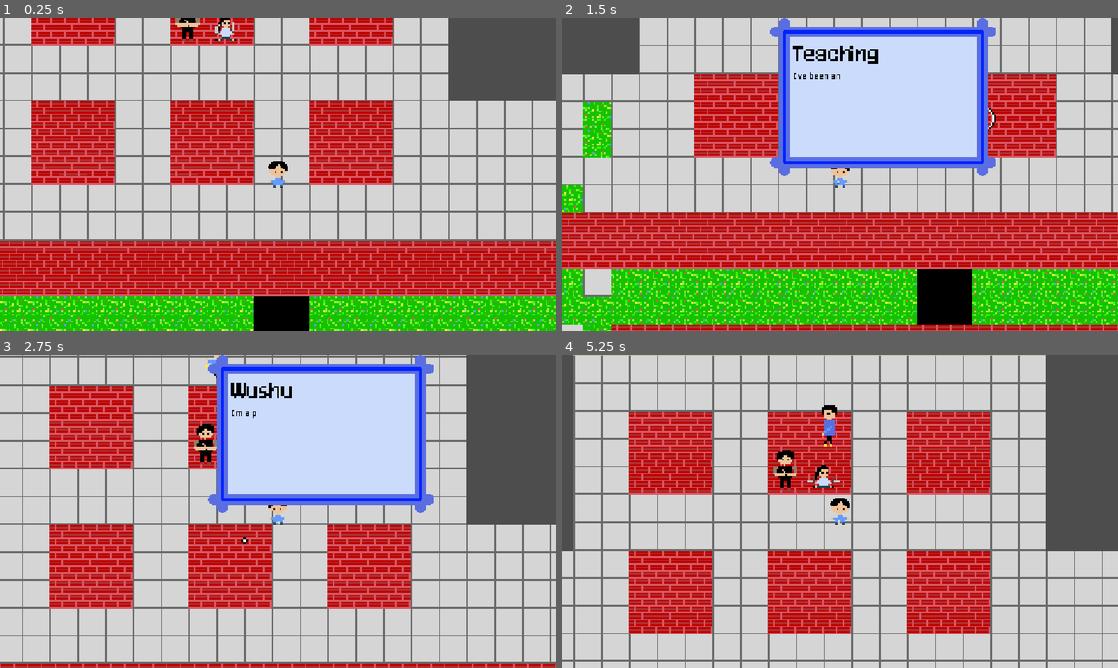
Above: before the commit, frames 1-4 (two rows, left to right).
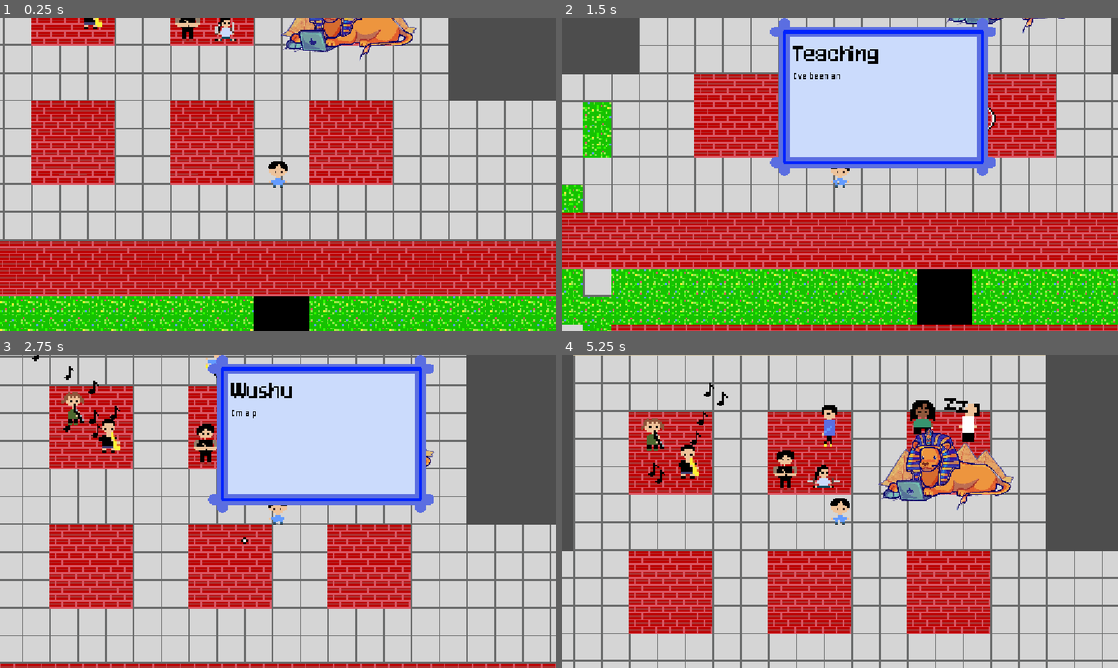
Above: after the commit, the same moments.

Repository: Frankanator8/website
Game: Godot game, scene res://scenes/main.tscn
The game is run twice, just before and just after one commit, with the same random seed, the same clock (stepped at 60 frames per second) and the same inputs.
Inputs (mouse positions are in pixels of both pictures, inside the frame that each line leads up to):
- Up to frame 1 (0.25 s): no input
- Up to frame 2 (1.5 s): tap Enter at 0.5 s; move the mouse to (634, 143) at 0.52 s; click (634, 143) at 0.67 s; move the mouse to (995, 118) at 1.27 s; click (995, 118) at 1.42 s
- Up to frame 3 (2.75 s): move the mouse to (227, 452) at 2.02 s; click (227, 452) at 2.17 s
- Up to frame 4 (5.25 s): move the mouse to (650, 426) at 2.77 s; click (650, 426) at 2.92 s; move the mouse to (917, 439) at 3.52 s; click (917, 439) at 3.67 s; move the mouse to (1040, 511) at 4.27 s; click (1040, 511) at 4.42 s; move the mouse to (867, 511) at 5.02 s; click (867, 511) at 5.17 s

The runs differ from the first frame. In frame 1, 2.2% of the frame differs, in the area x 15-75%, y 0-14%; in frame 2, 0.2%; in frame 3, 0.7%; in frame 4, 4.9%, in the area x 14-82%, y 8-50%.

Commit message:
Wind ens + game dev

Diff:
--- a/scenes/info_area.tscn
+++ b/scenes/info_area.tscn
@@ -13,4 +13,5 @@
 shape = SubResource("RectangleShape2D_0r61b")
 
 [node name="DialogueBox" parent="." unique_id=1478694801 instance=ExtResource("1_p73ki")]
+visible = false
 z_index = 1000
--- a/scenes/main.tscn
+++ b/scenes/main.tscn
@@ -6,11 +6,17 @@
 [ext_resource type="PackedScene" uid="uid://dm1nkiwuc7uap" path="res://scenes/selection_pointer.tscn" id="4_jyhfs"]
 [ext_resource type="PackedScene" uid="uid://cwwy4ebbrxbxu" path="res://scenes/info_area.tscn" id="6_tefeu"]
 [ext_resource type="PackedScene" uid="uid://br13kcce0uakl" path="res://scenes/player.tscn" id="6_ya4ey"]
+[ext_resource type="Texture2D" uid="uid://vytwu5wqvpif" path="res://assets/musicnote.png" id="7_eb6dy"]
 [ext_resource type="Texture2D" uid="uid://de4maicc3ybnl" path="res://assets/people/alex-Sheet.png" id="7_o6xl0"]
 [ext_resource type="Script" uid="uid://2188ng3uhmf7" path="res://scripts/alex_chen.gd" id="8_tipki"]
+[ext_resource type="Texture2D" uid="uid://blvd0nu2qyo65" path="res://assets/people/sophia-Sheet.png" id="8_trceg"]
 [ext_resource type="Texture2D" uid="uid://b2yrqqb5w2cus" path="res://assets/justin.png" id="9_85g3d"]
+[ext_resource type="Texture2D" uid="uid://p2psmnqsl7mn" path="res://assets/people/max-Sheet.png" id="9_a8y0u"]
 [ext_resource type="Texture2D" uid="uid://b47qj4o4l66wp" path="res://assets/people/angela-Sheet.png" id="9_ya4ey"]
 [ext_resource type="Script" uid="uid://drtesjskkh7qb" path="res://scripts/angela_he.gd" id="10_eb6dy"]
+[ext_resource type="Texture2D" uid="uid://bef4csak1im2c" path="res://assets/people/rimi-Sheet.png" id="15_jkv2x"]
+[ext_resource type="Texture2D" uid="uid://beuqb1xhglw21" path="res://assets/people/john-Sheet.png" id="16_muem4"]
+[ext_resource type="Texture2D" uid="uid://dgebofglmugrm" path="res://assets/lionjam.png" id="17_dp3eg"]
 
 [sub_resource type="NavigationPolygon" id="NavigationPolygon_pbjbi"]
 vertices = PackedVector2Array(583.3125, -346, 326.4922, -346, 325.14063, -442, 583.03125, -442, 570, -106, 502, -106, 4 …(599 unchanged characters)…
@@ -29,23 +35,67 @@
 physics_layer_0/collision_layer = 1
 sources/0 = SubResource("TileSetAtlasSource_tefeu")
 
-[sub_resource type="RectangleShape2D" id="RectangleShape2D_choun"]
+[sub_resource type="RectangleShape2D" id="RectangleShape2D_jkv2x"]
 resource_local_to_scene = true
 size = Vector2(48, 48)
 
-[sub_resource type="RectangleShape2D" id="RectangleShape2D_ya4ey"]
+[sub_resource type="RectangleShape2D" id="RectangleShape2D_jbj1t"]
 resource_local_to_scene = true
 size = Vector2(48, 48)
 
-[sub_resource type="RectangleShape2D" id="RectangleShape2D_eb6dy"]
+[sub_resource type="RectangleShape2D" id="RectangleShape2D_muem4"]
 resource_local_to_scene = true
 size = Vector2(48, 48)
 
-[sub_resource type="RectangleShape2D" id="RectangleShape2D_trceg"]
+[sub_resource type="RectangleShape2D" id="RectangleShape2D_dp3eg"]
 resource_local_to_scene = true
 size = Vector2(48, 48)
 
-[sub_resource type="RectangleShape2D" id="RectangleShape2D_a8y0u"]
+[sub_resource type="AtlasTexture" id="AtlasTexture_dgi5k"]
+atlas = ExtResource("8_trceg")
+region = Rect2(0, 0, 16, 16)
+
+[sub_resource type="AtlasTexture" id="AtlasTexture_j8jky"]
+atlas = ExtResource("8_trceg")
+region = Rect2(16, 0, 16, 16)
+
+[sub_resource type="SpriteFrames" id="SpriteFrames_pbjbi"]
+animations = [{
+"frames": [{
+"duration": 1.0,
+"texture": SubResource("AtlasTexture_dgi5k")
+}, {
+"duration": 1.0,
+"texture": SubResource("AtlasTexture_j8jky")
+}],
+"loop": 1,
+"name": &"default",
+"speed": 1.0
+}]
+
+[sub_resource type="AtlasTexture" id="AtlasTexture_kmb1v"]
+atlas = ExtResource("9_a8y0u")
+region = Rect2(0, 0, 16, 16)
+
+[sub_resource type="AtlasTexture" id="AtlasTexture_fuf3a"]
+atlas = ExtResource("9_a8y0u")
+region = Rect2(16, 0, 16, 16)
+
+[sub_resource type="SpriteFrames" id="SpriteFrames_32gr6"]
+animations = [{
+"frames": [{
+"duration": 1.0,
+"texture": SubResource("AtlasTexture_kmb1v")
+}, {
+"duration": 1.0,
+"texture": SubResource("AtlasTexture_fuf3a")
+}],
+"loop": 1,
+"name": &"default",
+"speed": 1.0
+}]
+
+[sub_resource type="RectangleShape2D" id="RectangleShape2D_pibwh"]
 resource_local_to_scene = true
 size = Vector2(48, 48)
 
@@ -247,9 +297,179 @@
 "speed": 8.0
 }]
 
-[sub_resource type="RectangleShape2D" id="RectangleShape2D_jkv2x"]
+[sub_resource type="RectangleShape2D" id="RectangleShape2D_c6pm6"]
 resource_local_to_scene = true
 size = Vector2(48, 48)
+
+[sub_resource type="AtlasTexture" id="AtlasTexture_pibwh"]
+atlas = ExtResource("15_jkv2x")
+region = Rect2(0, 0, 16, 16)
+
+[sub_resource type="AtlasTexture" id="AtlasTexture_c6pm6"]
+atlas = ExtResource("15_jkv2x")
+region = Rect2(16, 0, 16, 16)
+
+[sub_resource type="AtlasTexture" id="AtlasTexture_5he1u"]
+atlas = ExtResource("15_jkv2x")
+region = Rect2(32, 0, 16, 16)
+
+[sub_resource type="AtlasTexture" id="AtlasTexture_5poiv"]
+atlas = ExtResource("15_jkv2x")
+region = Rect2(48, 0, 16, 16)
+
+[sub_resource type="AtlasTexture" id="AtlasTexture_2cjbq"]
+atlas = ExtResource("15_jkv2x")
+region = Rect2(64, 0, 16, 16)
+
+[sub_resource type="AtlasTexture" id="AtlasTexture_chjal"]
+atlas = ExtResource("15_jkv2x")
+region = Rect2(80, 0, 16, 16)
+
+[sub_resource type="AtlasTexture" id="AtlasTexture_cjqg0"]
+atlas = ExtResource("15_jkv2x")
+region = Rect2(96, 0, 16, 16)
+
+[sub_resource type="AtlasTexture" id="AtlasTexture_vchkt"]
+atlas = ExtResource("15_jkv2x")
+region = Rect2(112, 0, 16, 16)
+
+[sub_resource type="AtlasTexture" id="AtlasTexture_txyw0"]
+atlas = ExtResource("15_jkv2x")
+region = Rect2(128, 0, 16, 16)
+
+[sub_resource type="SpriteFrames" id="SpriteFrames_tlrmy"]
+animations = [{
+"frames": [{
+"duration": 1.0,
+"texture": SubResource("AtlasTexture_pibwh")
+}, {
+"duration": 1.0,
+"texture": SubResource("AtlasTexture_c6pm6")
+}, {
+"duration": 1.0,
+"texture": SubResource("AtlasTexture_5he1u")
+}, {
+"duration": 1.0,
+"texture": SubResource("AtlasTexture_5poiv")
+}, {
+"duration": 1.0,
+"texture": SubResource("AtlasTexture_2cjbq")
+}, {
+"duration": 1.0,
+"texture": SubResource("AtlasTexture_chjal")
+}, {
+"duration": 1.0,
+"texture": SubResource("AtlasTexture_cjqg0")
+}, {
+"duration": 1.0,
+"texture": SubResource("AtlasTexture_vchkt")
+}, {
+"duration": 1.0,
+"texture": SubResource("AtlasTexture_txyw0")
+}],
+"loop": 2,
+"name": &"default",
+"speed": 9.0
+}]
+
+[sub_resource type="AtlasTexture" id="AtlasTexture_vc5cj"]
+atlas = ExtResource("16_muem4")
+region = Rect2(0, 0, 16, 16)
+
+[sub_resource type="AtlasTexture" id="AtlasTexture_nvyfr"]
+atlas = ExtResource("16_muem4")
+region = Rect2(16, 0, 16, 16)
+
+[sub_resource type="AtlasTexture" id="AtlasTexture_ty1g6"]
+atlas = ExtResource("16_muem4")
+region = Rect2(32, 0, 16, 16)
+
+[sub_resource type="AtlasTexture" id="AtlasTexture_j2jfr"]
+atlas = ExtResource("16_muem4")
+region = Rect2(48, 0, 16, 16)
+
+[sub_resource type="AtlasTexture" id="AtlasTexture_bjg73"]
+atlas = ExtResource("16_muem4")
+region = Rect2(64, 0, 16, 16)
+
+[sub_resource type="AtlasTexture" id="AtlasTexture_bu4jf"]
+atlas = ExtResource("16_muem4")
+region = Rect2(80, 0, 16, 16)
+
+[sub_resource type="AtlasTexture" id="AtlasTexture_o7ddy"]
+atlas = ExtResource("16_muem4")
+region = Rect2(96, 0, 16, 16)
+
+[sub_resource type="AtlasTexture" id="AtlasTexture_0loja"]
+atlas = ExtResource("16_muem4")
+region = Rect2(112, 0, 16, 16)
+
+[sub_resource type="AtlasTexture" id="AtlasTexture_ids8r"]
+atlas = ExtResource("16_muem4")
+region = Rect2(128, 0, 16, 16)
+
+[sub_resource type="AtlasTexture" id="AtlasTexture_dnhof"]
+atlas = ExtResource("16_muem4")
+region = Rect2(144, 0, 16, 16)
+
+[sub_resource type="AtlasTexture" id="AtlasTexture_1v6qk"]
+atlas = ExtResource("16_muem4")
+region = Rect2(160, 0, 16, 16)
+
+[sub_resource type="AtlasTexture" id="AtlasTexture_augu2"]
+atlas = ExtResource("16_muem4")
+region = Rect2(176, 0, 16, 16)
+
+[sub_resource type="AtlasTexture" id="AtlasTexture_tm6hj"]
+atlas = ExtResource("16_muem4")
+region = Rect2(192, 0, 16, 16)
+
+[sub_resource type="SpriteFrames" id="SpriteFrames_6snvl"]
+animations = [{
+"frames": [{
+"duration": 1.0,
+"texture": SubResource("AtlasTexture_vc5cj")
+}, {
+"duration": 1.0,
+"texture": SubResource("AtlasTexture_nvyfr")
+}, {
+"duration": 1.0,
+"texture": SubResource("AtlasTexture_ty1g6")
+}, {
+"duration": 1.0,
+"texture": SubResource("AtlasTexture_j2jfr")
+}, {
+"duration": 1.0,
+"texture": SubResource("AtlasTexture_bjg73")
+}, {
+"duration": 1.0,
+"texture": SubResource("AtlasTexture_bu4jf")
+}, {
+"duration": 1.0,
+"texture": SubResource("AtlasTexture_o7ddy")
+}, {
+"duration": 1.0,
+"texture": SubResource("AtlasTexture_0loja")
+}, {
+"duration": 1.0,
+"texture": SubResource("AtlasTexture_ids8r")
+}, {
+"duration": 1.0,
+"texture": SubResource("AtlasTexture_dnhof")
+}, {
+"duration": 1.0,
+"texture": SubResource("AtlasTexture_1v6qk")
+}, {
+"duration": 1.0,
+"texture": SubResource("AtlasTexture_augu2")
+}, {
+"duration": 1.0,
+"texture": SubResource("AtlasTexture_tm6hj")
+}],
+"loop": 1,
+"name": &"default",
+"speed": 2.0
+}]
 
 [node name="Node2D" type="Node2D" unique_id=424931416]
 
@@ -313,7 +533,31 @@
 info_name = "Wind Ensemble"
 
 [node name="CollisionShape2D" parent="Columbia Info Areas/WE" index="0" unique_id=1083559723]
-shape = SubResource("RectangleShape2D_trceg")
+shape = SubResource("RectangleShape2D_dp3eg")
+
+[node name="CPUParticles2D" type="CPUParticles2D" parent="Columbia Info Areas/WE" unique_id=778969842]
+texture = ExtResource("7_eb6dy")
+emission_shape = 3
+emission_rect_extents = Vector2(10.59, 13.82)
+direction = Vector2(0, -1)
+spread = 60.4
+gravity = Vector2(0, -20)
+initial_velocity_min = 32.79
+initial_velocity_max = 65.57
+
+[node name="Sophia" type="AnimatedSprite2D" parent="Columbia Info Areas/WE" unique_id=779897920]
+position = Vector2(-11, -11)
+scale = Vector2(1.2, 1.2)
+sprite_frames = SubResource("SpriteFrames_pbjbi")
+autoplay = "default"
+frame_progress = 0.36937574
+
+[node name="Max" type="AnimatedSprite2D" parent="Columbia Info Areas/WE" unique_id=2107119572]
+position = Vector2(10, 4)
+scale = Vector2(1.3, 1.3)
+sprite_frames = SubResource("SpriteFrames_32gr6")
+autoplay = "default"
+frame_progress = 0.7146415
 
 [node name="Wushu" parent="Columbia Info Areas" unique_id=908644531 instance=ExtResource("6_tefeu")]
 position = Vector2(490, -181)
@@ -355,7 +599,26 @@
 info_name = "Game Dev"
 
 [node name="CollisionShape2D" parent="Columbia Info Areas/Game Dev" index="0" unique_id=1083559723]
-shape = SubResource("RectangleShape2D_jkv2x")
+shape = SubResource("RectangleShape2D_c6pm6")
+
+[node name="Rimi" type="AnimatedSprite2D" parent="Columbia Info Areas/Game Dev" unique_id=1977454353]
+position = Vector2(-15, -21)
+scale = Vector2(1.2, 1.2)
+sprite_frames = SubResource("SpriteFrames_tlrmy")
+autoplay = "default"
+frame_progress = 0.38083214
+
+[node name="John" type="AnimatedSprite2D" parent="Columbia Info Areas/Game Dev" unique_id=1412017826]
+position = Vector2(11.000001, -20.000004)
+scale = Vector2(1.7, 1.7)
+sprite_frames = SubResource("SpriteFrames_6snvl")
+autoplay = "default"
+frame_progress = 0.90454775
+
+[node name="Lionjam" type="Sprite2D" parent="Columbia Info Areas/Game Dev" unique_id=820636651]
+position = Vector2(0, 10)
+scale = Vector2(0.07048943, 0.07048943)
+texture = ExtResource("17_dp3eg")
 
 [editable path="Columbia Info Areas/ADI"]
 [editable path="Columbia Info Areas/TA"]
Binary file added: assets/aseprite/john.aseprite
Binary file added: assets/aseprite/max.aseprite
Binary file added: assets/aseprite/musicnote.aseprite
Binary file added: assets/aseprite/rimi.aseprite
Binary file added: assets/aseprite/sophia.aseprite
Binary file added: assets/lionjam.png
Not shown, added: assets/lionjam.png.import
Binary file added: assets/musicnote.png
Not shown, added: assets/musicnote.png.import
Binary file added: assets/people/john-Sheet.png
Not shown, added: assets/people/john-Sheet.png.import
Binary file added: assets/people/max-Sheet.png
(and 6 more such lines)
